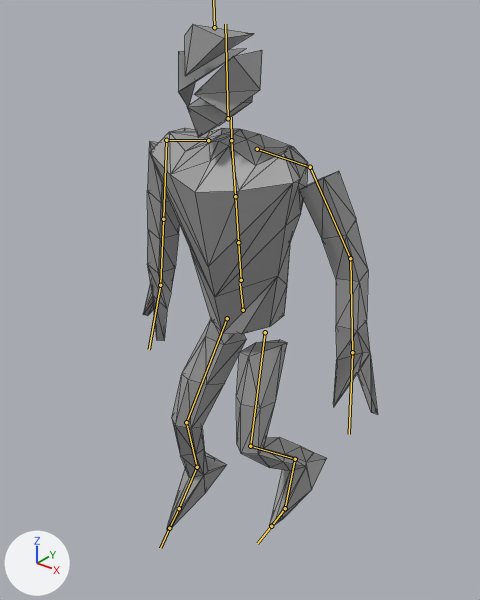
The glTF model glb_imports/8164_meshes.glb as it was, and as the next commit left it.
Before and after are seen from a camera (50 mm lens) standing at (16.4, -21.0, 25.9) and looking at (-0.9, 0.7, 12.4). The lights are fixed; the arrows at lower left show +X, +Y and +Z. Both versions are drawn at frame 35 of the action 'StrafeSlice'; the numbers are the values there. The bones that bend it are drawn over the model as lines. Mesh edges are drawn as thin lines.

In view in the first picture: 'Body.001'.
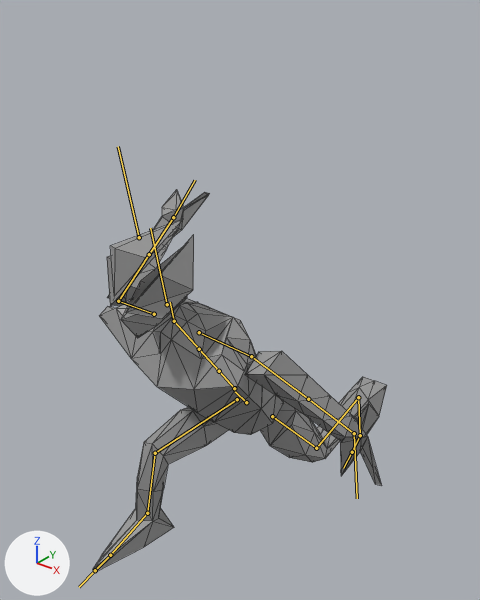
Changed parts and their boxes [x1, y1, x2, y2] in the pictures (480 x 600 px):
'Body.001', posed (25% wider, 24% shorter)
    before: [143, 24, 378, 530]
    after: [93, 189, 387, 573]
bone 'mixamorig:Hips', root to tip
    before: (243, 310) to (240, 283)
    after: (246, 402) to (235, 391)
bone 'mixamorig:Neck', root to tip
    before: (231, 140) to (231, 117)
    after: (174, 321) to (170, 302)
bone 'mixamorig:LeftArm', root to tip
    before: (310, 167) to (350, 258)
    after: (251, 356) to (308, 399)
bone 'mixamorig:LeftForeArm', root to tip
    before: (350, 258) to (352, 352)
    after: (308, 399) to (354, 433)
bone 'mixamorig:LeftHand', root to tip
    before: (352, 352) to (349, 434)
    after: (354, 433) to (357, 498)
bone 'mixamorig:RightArm', root to tip
    before: (166, 140) to (163, 219)
    after: (118, 301) to (149, 254)
bone 'mixamorig:RightHand', root to tip
    before: (160, 285) to (149, 349)
    after: (173, 217) to (195, 180)
bone 'mixamorig:LeftUpLeg', root to tip
    before: (265, 332) to (250, 446)
    after: (272, 416) to (316, 448)
bone 'mixamorig:LeftFoot', root to tip
    before: (295, 459) to (285, 508)
    after: (358, 397) to (360, 435)
bone 'mixamorig:RightUpLeg', root to tip
    before: (227, 318) to (186, 422)
    after: (237, 399) to (155, 453)
bone 'mixamorig:RightLeg', root to tip
    before: (186, 422) to (197, 467)
    after: (155, 453) to (147, 513)
bone 'mixamorig:RightFoot', root to tip
    before: (197, 467) to (179, 508)
    after: (147, 513) to (110, 555)

Edits to the bpy script that builds the scene:
```text
Change bone_mixamorig_hips:
    where bone_mixamorig_hips = bpy.data.objects['Armature'].pose.bones['mixamorig:Hips']
    bone_mixamorig_hips.location: (0.01, 0.28, 0.01) -> (0.27, -4.52, 0.03)
    bone_mixamorig_hips.rotation_quaternion: (0.997, 0.073, -0.002, 0.0) -> (0.942, 0.335, -0.009, 0.001)  # degrees (8, 0, 0) -> degrees (39, -1, 0)
Change bone_mixamorig_neck:
    where bone_mixamorig_neck = bpy.data.objects['Armature'].pose.bones['mixamorig:Neck']  # child of 'mixamorig:Spine2'
    bone_mixamorig_neck.rotation_quaternion: (0.999, -0.052, 0.005, -0.003) -> (0.971, -0.237, 0.022, -0.016)  # degrees (-6, 1, 0) -> degrees (-28, 2, -2)
Change bone_mixamorig_leftarm:
    where bone_mixamorig_leftarm = bpy.data.objects['Armature'].pose.bones['mixamorig:LeftArm']  # child of 'mixamorig:LeftShoulder'
    bone_mixamorig_leftarm.rotation_quaternion: (0.753, 0.582, 0.296, 0.076) -> (0.73, 0.614, 0.262, 0.147)  # degrees (81, 21, 29) -> degrees (84, 12, 33)
Change bone_mixamorig_leftforearm:
    where bone_mixamorig_leftforearm = bpy.data.objects['Armature'].pose.bones['mixamorig:LeftForeArm']  # child of 'mixamorig:LeftArm'
    bone_mixamorig_leftforearm.rotation_quaternion: (0.981, 0.012, -0.002, 0.194) -> (1.0, 0.012, 0.0, 0.003)  # degrees (1, -1, 22) -> degrees (1, 0, 0)
Change bone_mixamorig_lefthand:
    where bone_mixamorig_lefthand = bpy.data.objects['Armature'].pose.bones['mixamorig:LeftHand']  # child of 'mixamorig:LeftForeArm'
    bone_mixamorig_lefthand.rotation_quaternion: (0.857, 0.021, 0.514, 0.027) -> (0.837, -0.229, 0.455, 0.199)  # degrees (8, 62, 8) -> degrees (-23, 59, 14)
Change bone_mixamorig_rightarm:
    where bone_mixamorig_rightarm = bpy.data.objects['Armature'].pose.bones['mixamorig:RightArm']  # child of 'mixamorig:RightShoulder'
    bone_mixamorig_rightarm.rotation_quaternion: (0.775, 0.584, -0.208, -0.126) -> (0.841, 0.127, 0.216, 0.48)  # degrees (76, -10, -26) -> degrees (26, 14, 63)
Change bone_mixamorig_righthand:
    where bone_mixamorig_righthand = bpy.data.objects['Armature'].pose.bones['mixamorig:RightHand']  # child of 'mixamorig:RightForeArm'
    bone_mixamorig_righthand.rotation_quaternion: (0.901, -0.067, -0.42, -0.082) -> (0.996, -0.048, -0.07, 0.018)  # degrees (-5, -50, -8) -> degrees (-6, -8, 3)
Change bone_mixamorig_leftupleg:
    where bone_mixamorig_leftupleg = bpy.data.objects['Armature'].pose.bones['mixamorig:LeftUpLeg']  # child of 'mixamorig:Hips'
    bone_mixamorig_leftupleg.rotation_quaternion: (0.977, 0.211, 0.02, 0.003) -> (0.999, -0.042, 0.019, -0.017)  # degrees (24, 2, 1) -> degrees (-5, 2, -2)
Change bone_mixamorig_leftfoot:
    where bone_mixamorig_leftfoot = bpy.data.objects['Armature'].pose.bones['mixamorig:LeftFoot']  # child of 'mixamorig:LeftLeg'
    bone_mixamorig_leftfoot.rotation_quaternion: (0.984, 0.176, -0.024, -0.021) -> (0.907, 0.419, -0.039, -0.009)  # degrees (20, -2, -3) -> degrees (50, -4, -3)
Change bone_mixamorig_rightupleg:
    where bone_mixamorig_rightupleg = bpy.data.objects['Armature'].pose.bones['mixamorig:RightUpLeg']  # child of 'mixamorig:Hips'
    bone_mixamorig_rightupleg.rotation_quaternion: (0.954, 0.297, -0.027, -0.012) -> (0.46, 0.884, 0.024, -0.076)  # degrees (35, -3, -2) -> degrees (125, 9, -2)
Change bone_mixamorig_rightleg:
    where bone_mixamorig_rightleg = bpy.data.objects['Armature'].pose.bones['mixamorig:RightLeg']  # child of 'mixamorig:RightUpLeg'
    bone_mixamorig_rightleg.rotation_quaternion: (0.928, -0.373, 0.001, -0.003) -> (0.737, -0.676, 0.002, -0.002)  # degrees (-44, 0, 0) -> degrees (-85, 0, 0)
Change bone_mixamorig_rightfoot:
    where bone_mixamorig_rightfoot = bpy.data.objects['Armature'].pose.bones['mixamorig:RightFoot']  # child of 'mixamorig:RightLeg'
    bone_mixamorig_rightfoot.rotation_quaternion: (0.991, -0.131, 0.008, 0.013) -> (0.998, -0.01, 0.04, 0.053)  # degrees (-15, 1, 1) -> degrees (-1, 5, 6)
```
